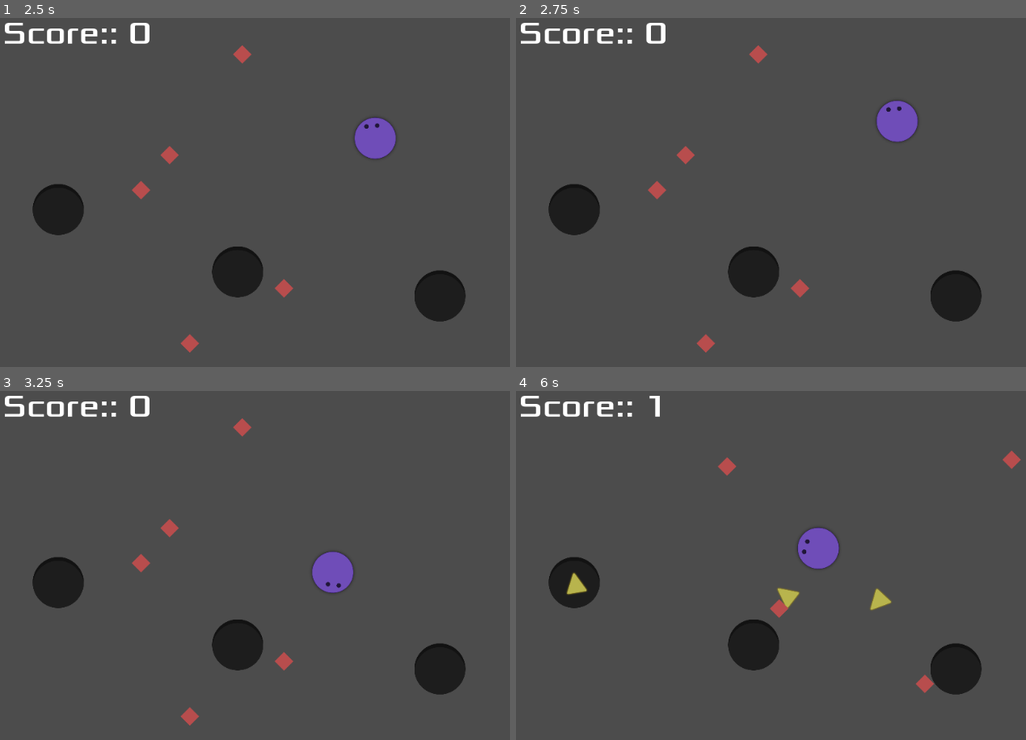
Above: before the commit, frames 1-4 (two rows, left to right).
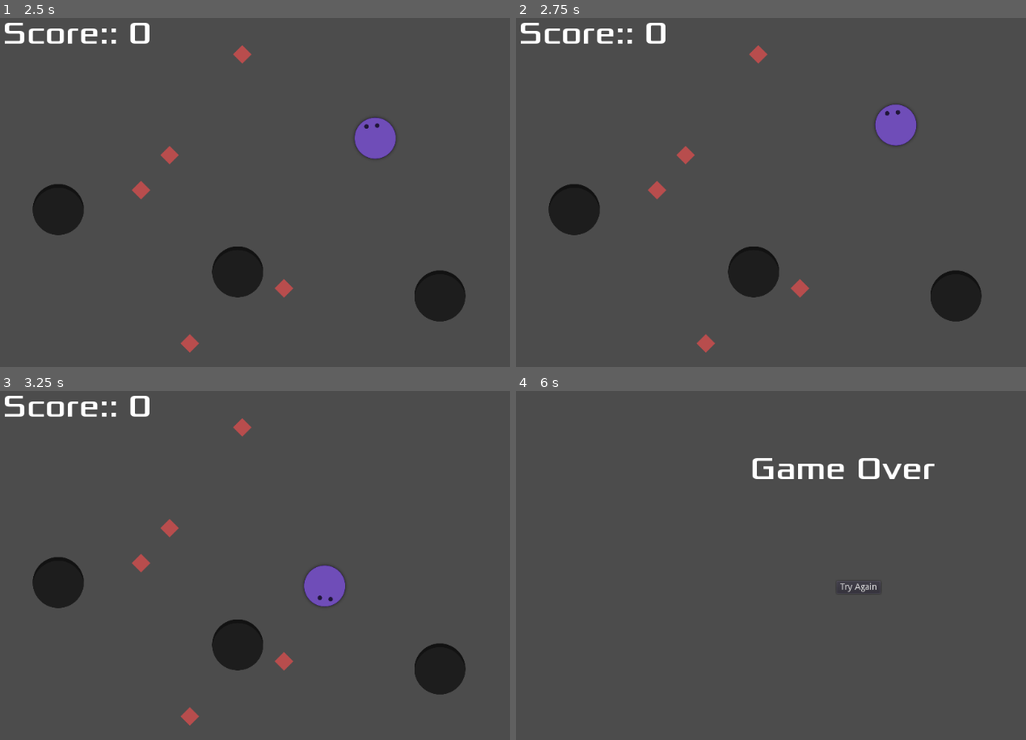
Above: after the commit, the same moments.

Repository: AxelLopezGarabal/minion_1
Game: Godot game, scene res://minion1_2020.tscn
The game is run twice, just before and just after one commit, with the same random seed, the same clock (stepped at 60 frames per second) and the same inputs.
Inputs (mouse positions are in pixels of both pictures, inside the frame that each line leads up to):
- Up to frame 1 (2.5 s): tap Enter (ui_accept) at 0.5, 1.35, 1.52, 1.82 s; move the mouse to (459, 178) at 0.52 s; hold Enter (ui_accept) 0.53-1.28 s; move the mouse to (188, 216) at 1.27 s; move the mouse to (382, 115) at 2.02 s; hold Enter (ui_accept) from 2.03 s (still down)
- Up to frame 2 (2.75 s): keep holding Enter (ui_accept)
- Up to frame 3 (3.25 s): move the mouse to (285, 645) at 2.77 s; release Enter (ui_accept) at 2.78 s; tap Enter (ui_accept) at 2.85, 3.02 s
- Up to frame 4 (6 s): tap Enter (ui_accept) at 3.32, 4.35, 4.52, 4.82, 5.85 s; move the mouse to (outside the picture) at 3.52 s; hold Enter (ui_accept) 3.53-4.28 s; move the mouse to (643, 513) at 4.27 s; move the mouse to (867, 568) at 5.02 s; hold Enter (ui_accept) 5.03-5.78 s; move the mouse to (740, 474) at 5.77 s

Frame 1 is identical in both runs. In frame 2, 0.3% of the frame differs, in the area x 70-79%, y 23-37%; in frame 3, 0.8%; in frame 4, 6.5%, in the area x 0-100%, y 1-88%.

Commit message:
mod dash ->> changes the value of bonus_speed insted of the value of speed

Diff:
--- a/scrips/Player.gd
+++ b/scrips/Player.gd
@@ -3,7 +3,7 @@
 signal hit
 export var consumed = 0
 export var speed = 190
-export var dash_speed = 380
+export var bonus_speed = 1
 var isDashing = false
 export var isAlive = true
 var direction = Vector2()
@@ -25,18 +25,15 @@
 	direction = direction.normalized()
 	rotation = direction.angle()
 	if position.distance_to(get_viewport().get_mouse_position()) > 20:
-		position += speed * delta * direction
+		position += speed * delta * direction * bonus_speed
 
 func dash():
 	if !isDashing:
 		change_dashing()
-		speed_up()
-		dash_end()
+		bonus_speed = 3
+		yield(get_tree().create_timer(0.4), "timeout")
+		bonus_speed = 1
 		cooldown()
-
-func dash_end():
-	yield(get_tree().create_timer(0.4), "timeout")
-	speed_down()
 
 func cooldown():
 	yield(get_tree().create_timer(2.0), "timeout")
@@ -44,12 +41,6 @@
 
 func change_dashing():
 	isDashing = !isDashing
-
-func speed_up():
-	speed +=  dash_speed
-
-func speed_down():
-	speed -= dash_speed
 
 func _on_Player_body_entered(body):
 	body.consume()
